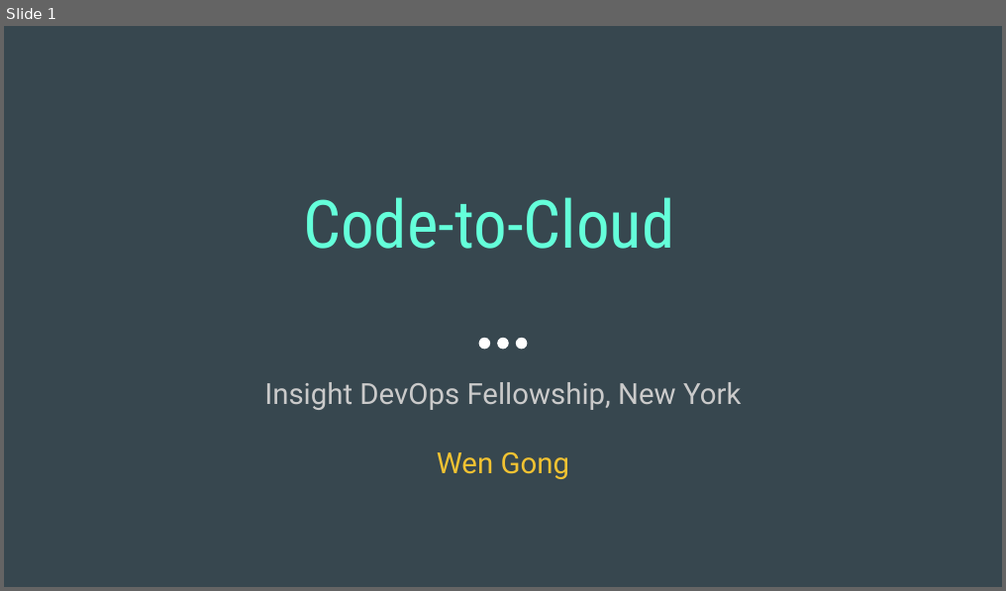
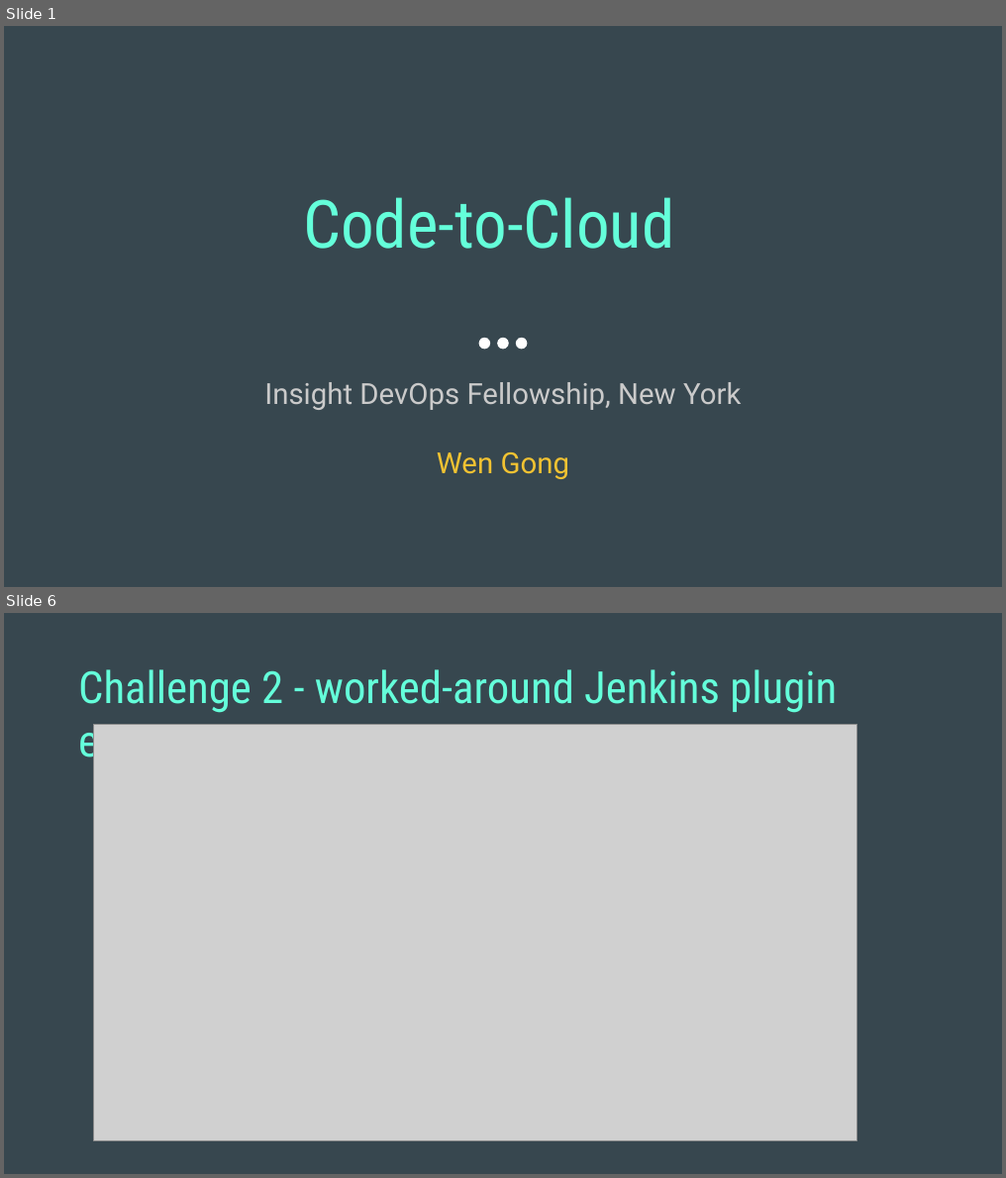
Before and after one commit to wgong/code2cloud, a slide deck: docs/code2cloud.pptx. Shown one above the other, each under a label of ours: slide 1 before the commit, slides 1 and 6 after it; the slides between them are not shown. The pictures are 1006x591 and 1006x1178 pixels, drawn with LibreOffice and Linux fonts; fonts in the diff are those of the drawing; grey boxes stand for pictures. Boxes give left, top, right and bottom in pixels: in the first picture for what was removed or moved away, otherwise in the second. Text is boxed around its words. In the diff, an @@ line names an element or a change of style, - is before the commit and + after.

```diff
--- a/docs/code2cloud.pptx
+++ b/docs/code2cloud.pptx
@@ slide 6 added at bbox=[4, 613, 1002, 1174], background #37474F @@
@@ title added at bbox=[78, 669, 837, 767], 32 pt, text #64FFDA @@
+Challenge 2 - worked-around Jenkins plugin error
@@ picture added at bbox=[94, 724, 857, 1141] @@
```
Also in this commit, not shown: 2 slides changed, 5 other slides added, 7 slides removed, 1 other file.
